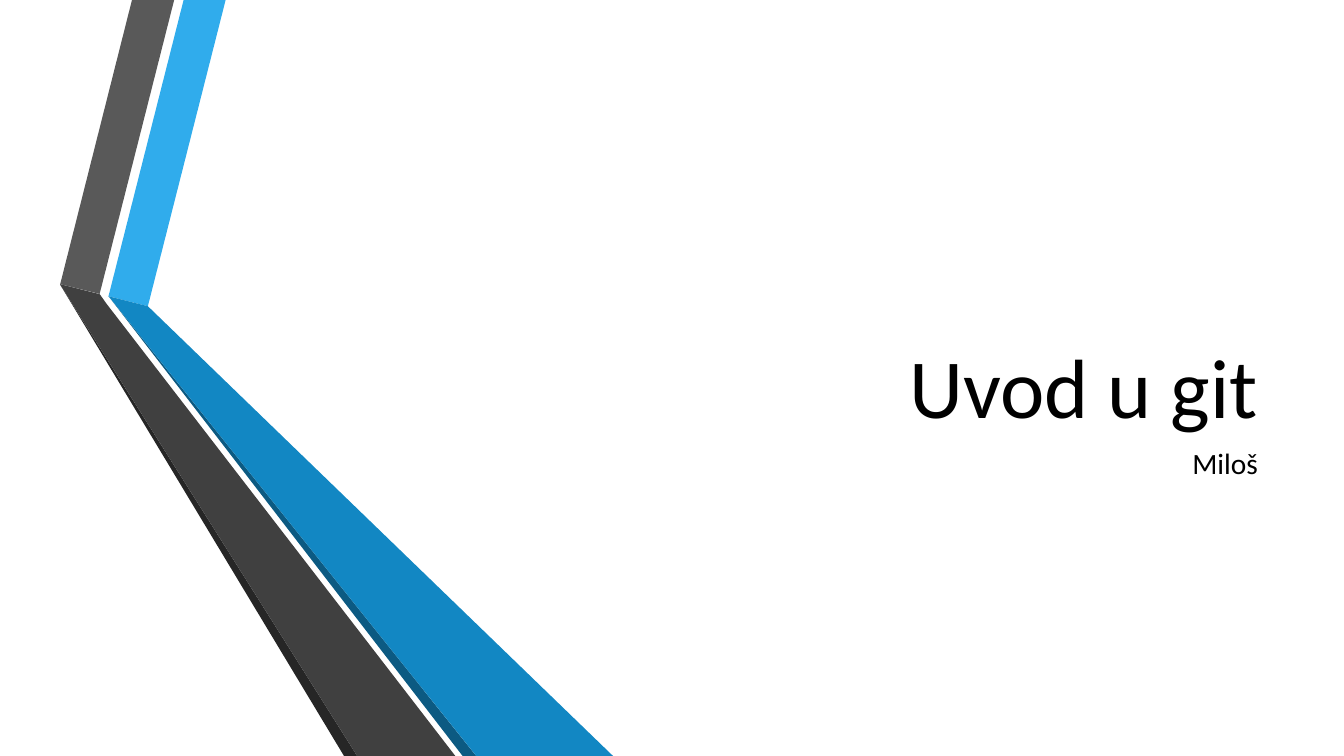
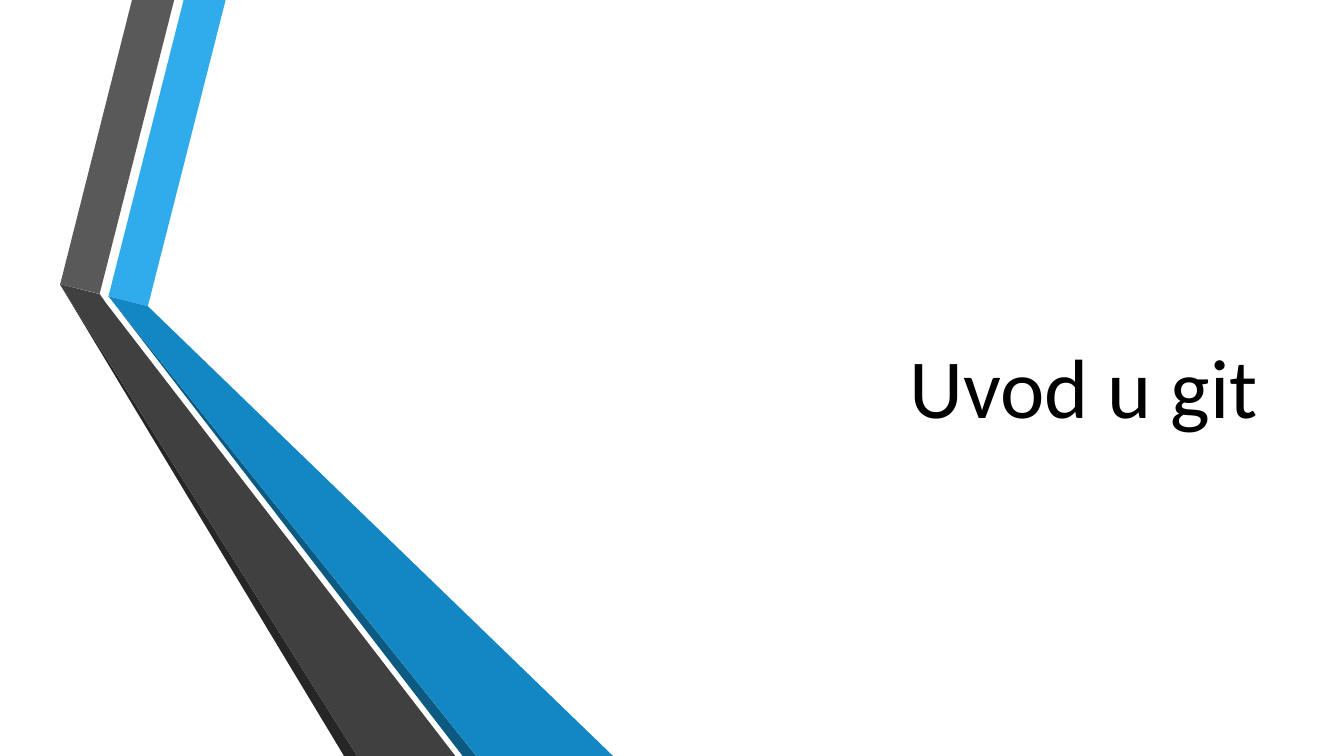
Before and after one commit to Jam052/a, a slide deck: slide 1 of Uvod u git.pptx. Drawn at 1344x756 pixels with LibreOffice and Linux fonts; fonts in the diff are those of the drawing; background and template pictures are left out. Boxes give left, top, right and bottom in pixels: in the first picture for what was removed or moved away, otherwise in the second. Text is boxed around its words. In the diff, an @@ line names an element or a change of style, - is before the commit and + after.

```diff
--- a/Uvod u git.pptx
+++ b/Uvod u git.pptx
@@ subtitle removed at (1192, 453, 1258, 475) @@
-Miloš
```
Also in this commit, not shown: 2 other slides changed.
